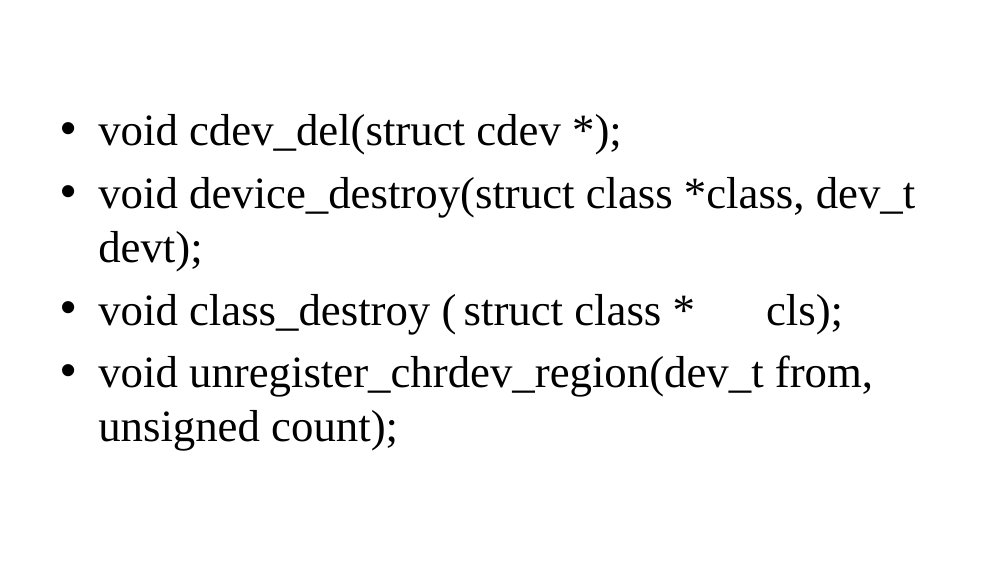
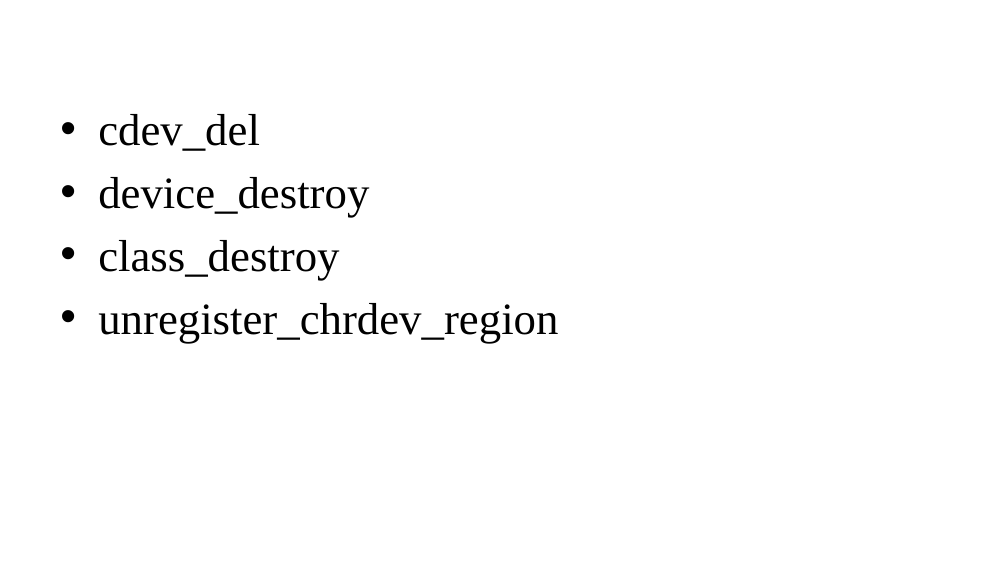
Before and after one commit to phuthodien/training_linux_embedded, a slide deck: slide 12 of bai 10/Character device driver.pptx. Drawn at 1008x567 pixels with LibreOffice and Linux fonts; fonts in the diff are those of the drawing; background and template pictures are left out. Boxes give left, top, right and bottom in pixels: in the first picture for what was removed or moved away, otherwise in the second. Text is boxed around its words. In the diff, an @@ line names an element or a change of style, - is before the commit and + after.

```diff
--- a/bai 10/Character device driver.pptx
+++ b/bai 10/Character device driver.pptx
@@ text at (98,114,558,343): text changed @@
-• void cdev_del(struct cdev *);
-• void device_destroy(struct class *class, dev_t devt);
-• void class_destroy ( struct class * cls);
-• void unregister_chrdev_region(dev_t from, unsigned count);
+• cdev_del
+• device_destroy
+• class_destroy
+• unregister_chrdev_region
```
Also in this commit, not shown: 2 other slides changed, 3 other files.
